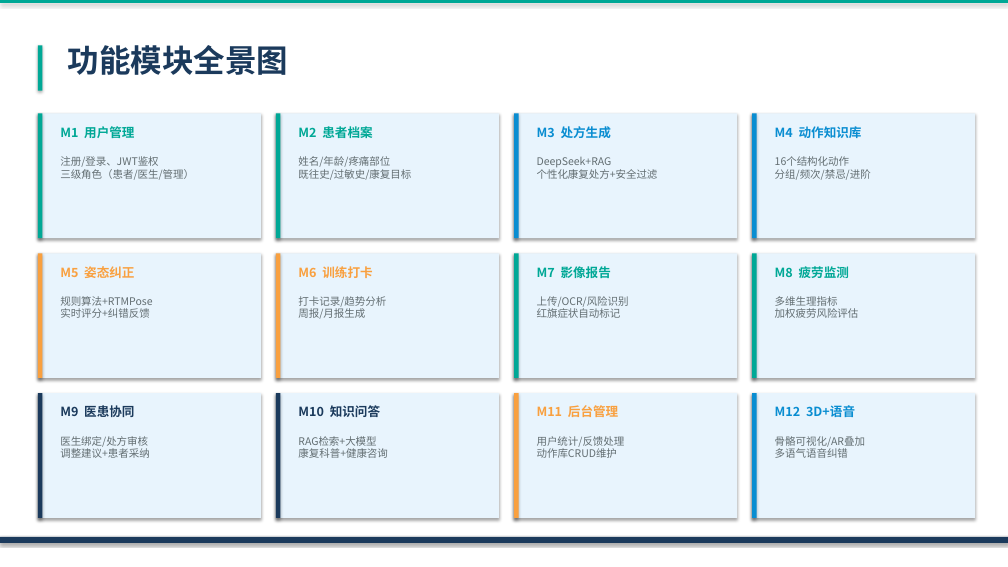
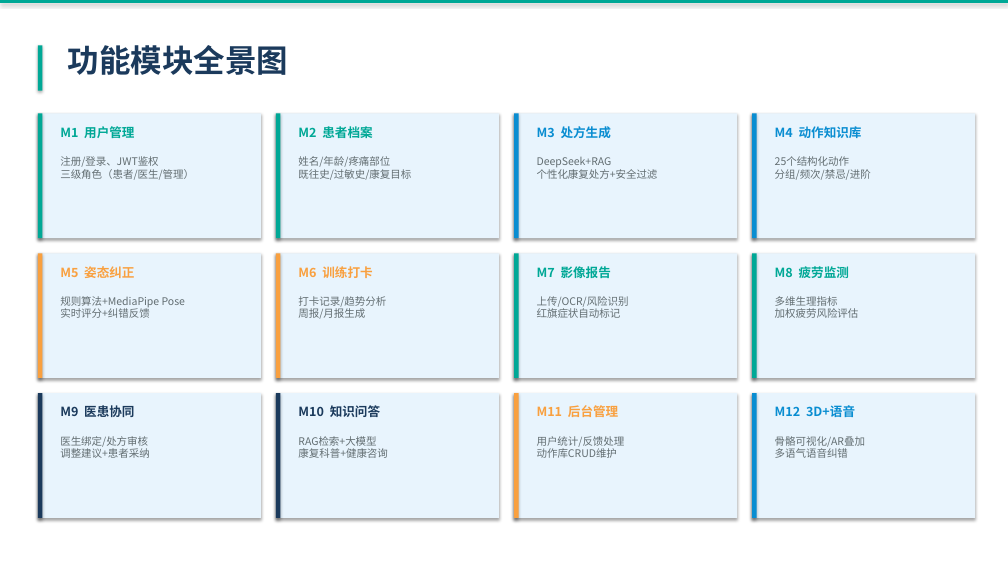
Before and after one commit to beadeepr/Kangjian-Atlas-LLM-Powered-Personalized-Exercise-Rehabilitation-Prescription-System, a slide deck: slide 18 of 康健图谱_演示PPT.pptx (slide 19 before the commit). Drawn at 1008x567 pixels with LibreOffice and Linux fonts; fonts in the diff are those of the drawing. Boxes give left, top, right and bottom in pixels: in the first picture for what was removed or moved away, otherwise in the second. Text is boxed around its words. In the diff, an @@ line names an element or a change of style, - is before the commit and + after.

```diff
--- a/康健图谱_演示PPT.pptx
+++ b/康健图谱_演示PPT.pptx
@@ text at bbox=[775, 156, 871, 180]: text changed @@
-16个结构化动作
-分组/频次/禁忌/进阶
+25个结构化动作
+分组/频次/禁忌/进阶
@@ text at bbox=[60, 296, 185, 318]: text changed @@
-规则算法+RTMPose
-实时评分+纠错反馈
+规则算法+MediaPipe Pose
+实时评分+纠错反馈
@@ rectangle removed at bbox=[0, 537, 1008, 543] @@
```
Also in this commit, not shown: 21 other slides changed, 1 slide removed.
